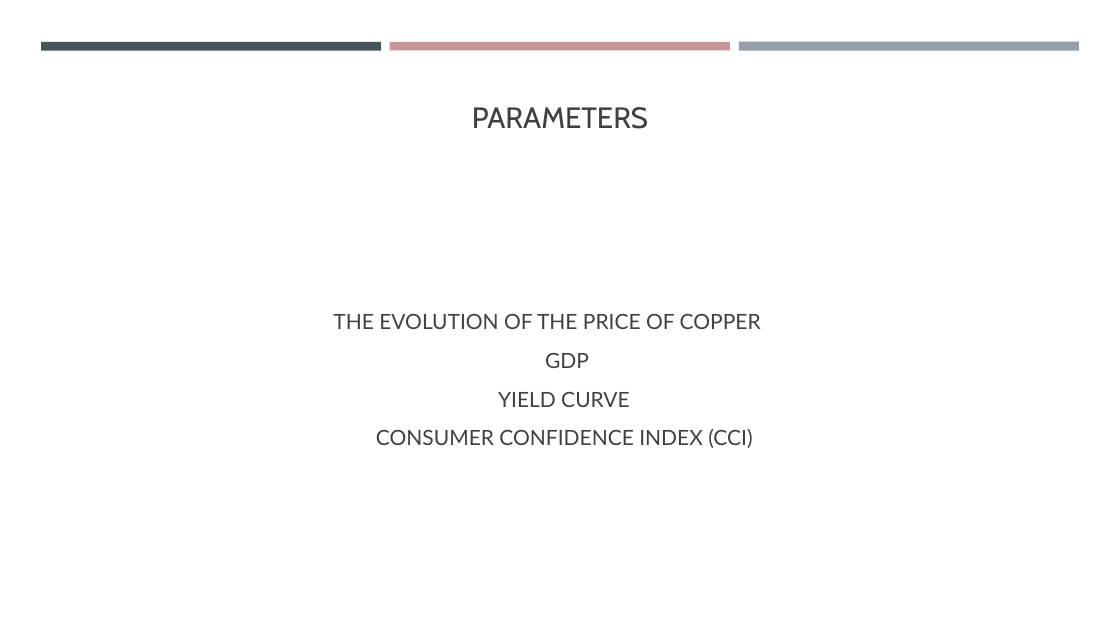
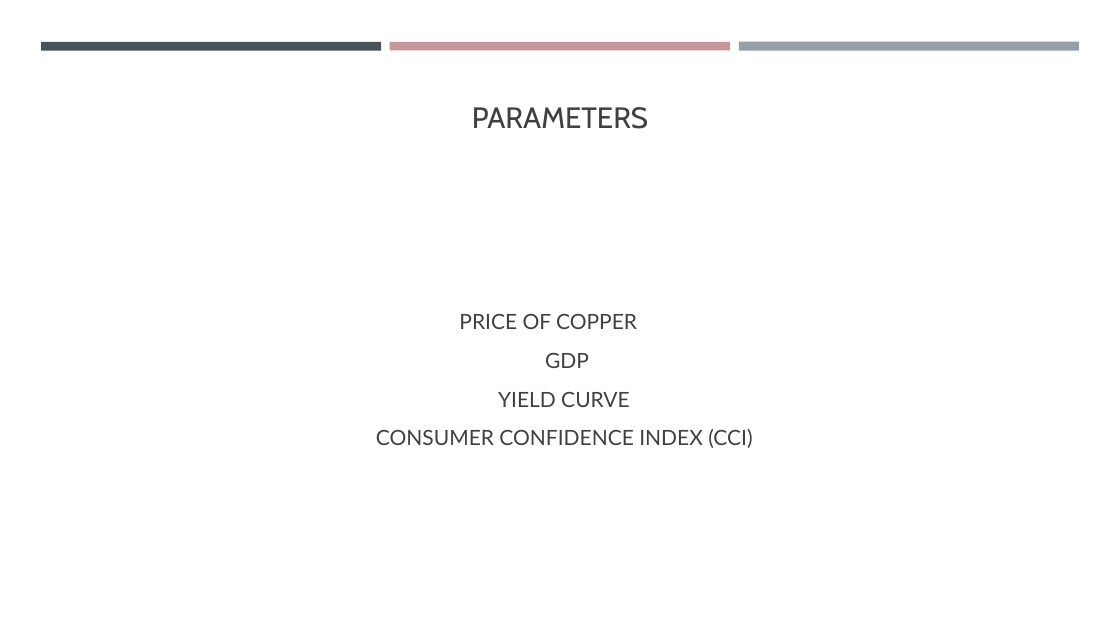
Before and after one commit to VladimirAutier/Project-Week-8-Final-Project, a slide deck: slide 3 of your-project/Final Project/Presentation & Eco insights/Copper, A New Economic Estimator ?.pptx. Drawn at 1120x630 pixels with LibreOffice and Linux fonts; fonts in the diff are those of the drawing. Boxes give left, top, right and bottom in pixels: in the first picture for what was removed or moved away, otherwise in the second. Text is boxed around its words. In the diff, an @@ line names an element or a change of style, - is before the commit and + after.

```diff
--- a/your-project/Final Project/Presentation & Eco insights/Copper, A New Economic Estimator ?.pptx
+++ b/your-project/Final Project/Presentation & Eco insights/Copper, A New Economic Estimator ?.pptx
@@ text at (459,314,637,329): text changed @@
-THE EVOLUTION OF THE PRICE OF COPPER
+PRICE OF COPPER
```
